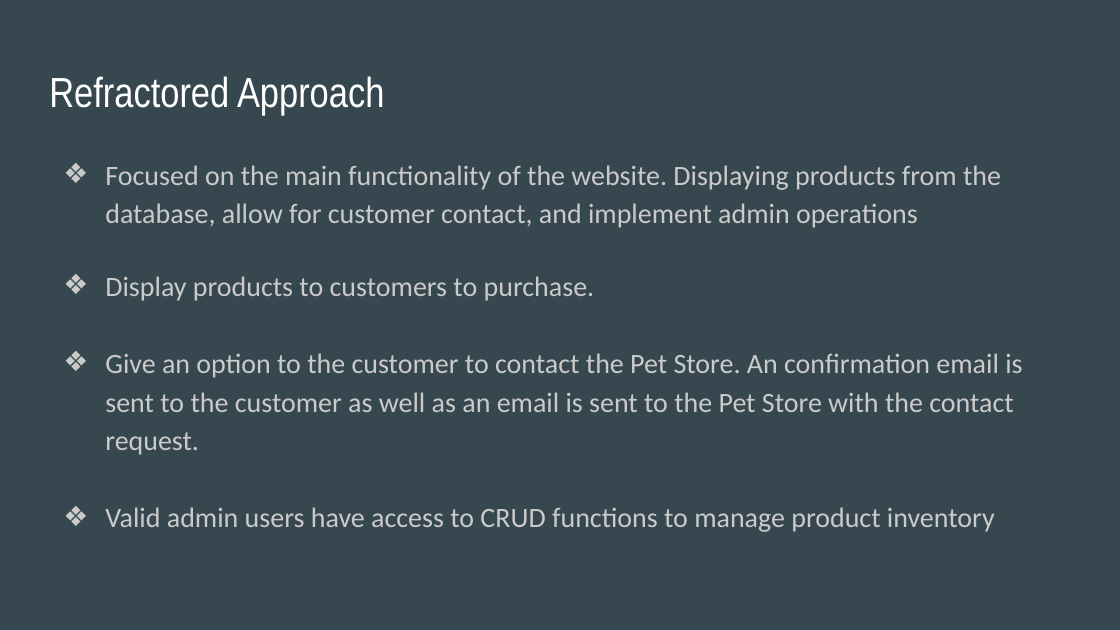
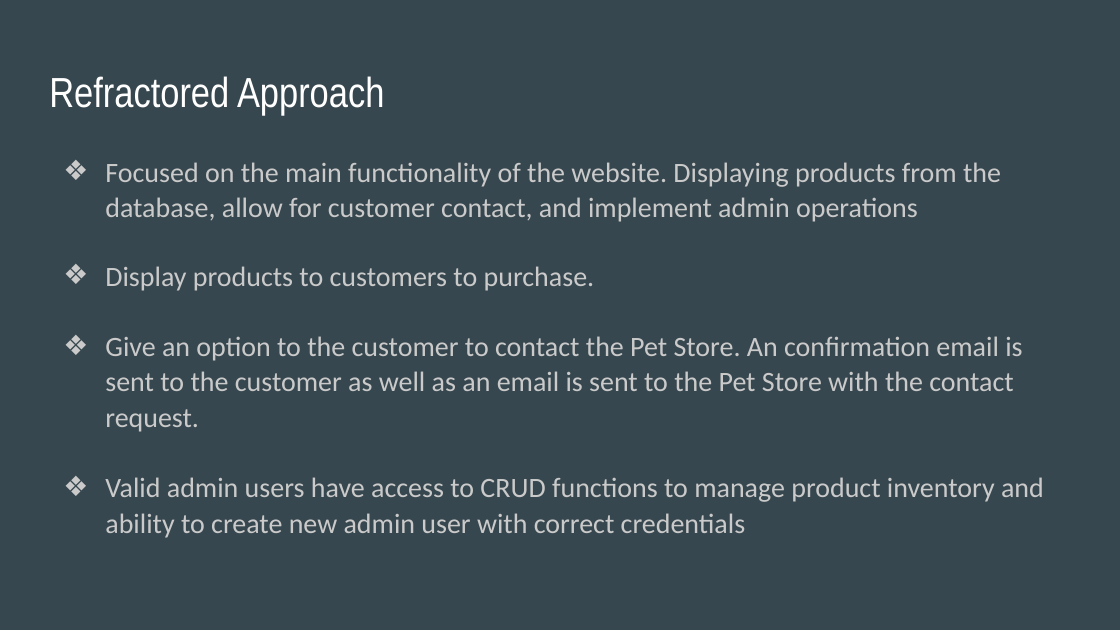
Before and after one commit to cwade432/WDV341Github, a slide deck: slide 5 of DogStore/Presentation/Online_Pet_Store.pptx. Drawn at 1120x630 pixels with LibreOffice and Linux fonts; fonts in the diff are those of the drawing. Boxes give left, top, right and bottom in pixels: in the first picture for what was removed or moved away, otherwise in the second. Text is boxed around its words. In the diff, an @@ line names an element or a change of style, - is before the commit and + after.

```diff
--- a/DogStore/Presentation/Online_Pet_Store.pptx
+++ b/DogStore/Presentation/Online_Pet_Store.pptx
@@ text at [105, 162, 1022, 432]: line spacing 1.15 to 1.05 @@
@@ text at [105, 477, 1044, 538]: text changed @@
-❖ Valid admin users have access to CRUD functions to manage product inventory
+❖ Valid admin users have access to CRUD functions to manage product inventory and ability to create new admin user with correct credentials
```
Also in this commit, not shown: 2 other slides changed, 2 slides added.
